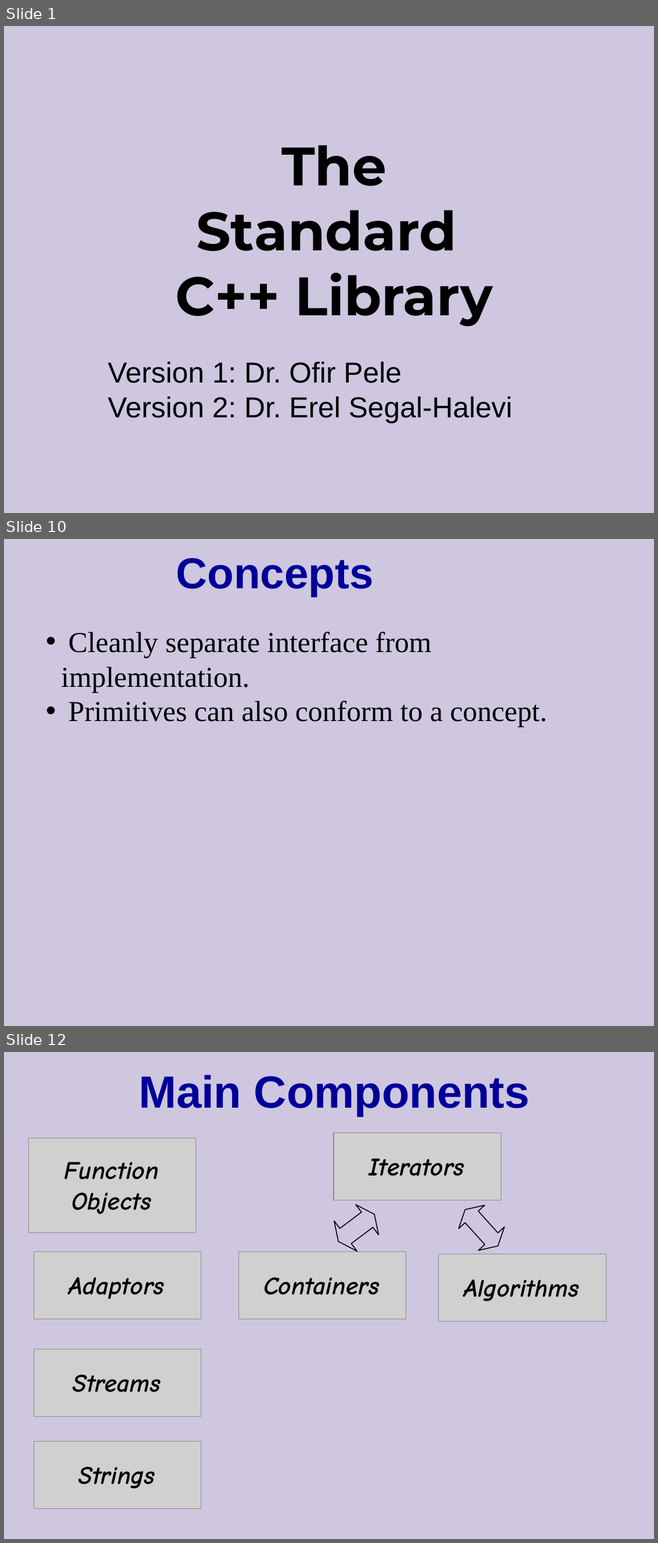
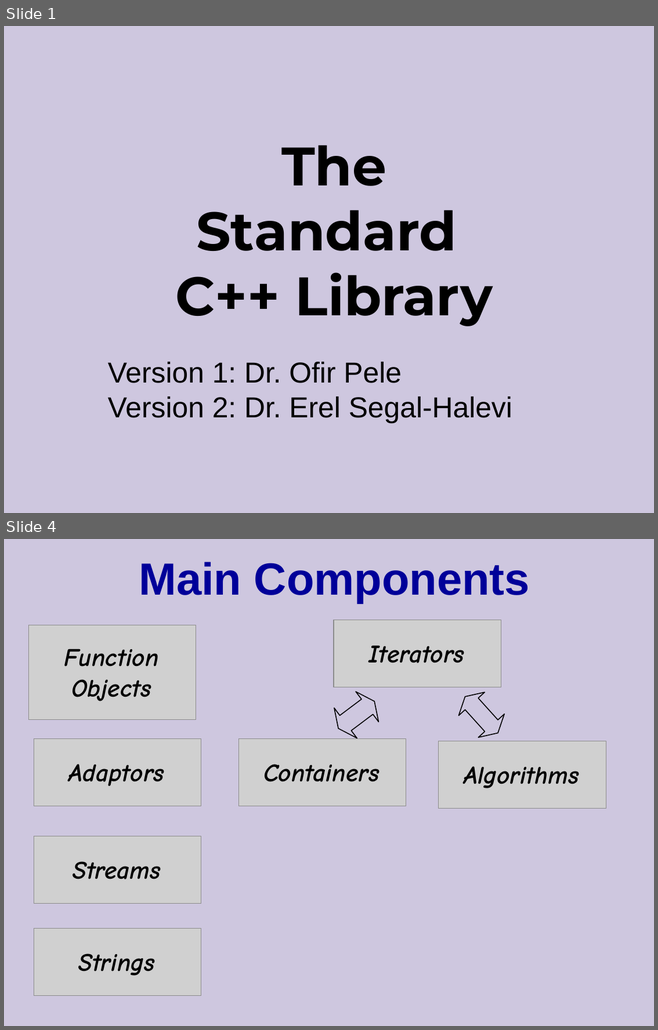
Before and after one commit to cpp-at-ariel/cpp-5779, a slide deck: 10-stl-containers/slides.odp. Shown one above the other, each under a label of ours: slides 1, 10 and 12 before the commit, slides 1 and 4 after it; the slides between them are not shown. The pictures are 658x1543 and 658x1030 pixels, drawn with LibreOffice and Linux fonts; fonts in the diff are those of the drawing; grey boxes stand for pictures. Boxes give left, top, right and bottom in pixels: in the first picture for what was removed or moved away, otherwise in the second. Text is boxed around its words. In the diff, an @@ line names an element or a change of style, - is before the commit and + after.

```diff
--- a/10-stl-containers/slides.odp
+++ b/10-stl-containers/slides.odp
@@ slide 10 removed at (x1=4, y1=539, x2=654, y2=1026), background #CEC7DF @@
@@ title removed at (x1=176, y1=558, x2=373, y2=596) @@
-Concepts
@@ free removed at (x1=39, y1=620, x2=629, y2=878) @@
-• Cleanly separate interface from implementation.
-• Primitives can also conform to a concept.
@@ what was slide 12 is now slide 4 @@
```
Also in this commit, not shown: 3 slides changed, 12 other slides removed, 2 other files.
